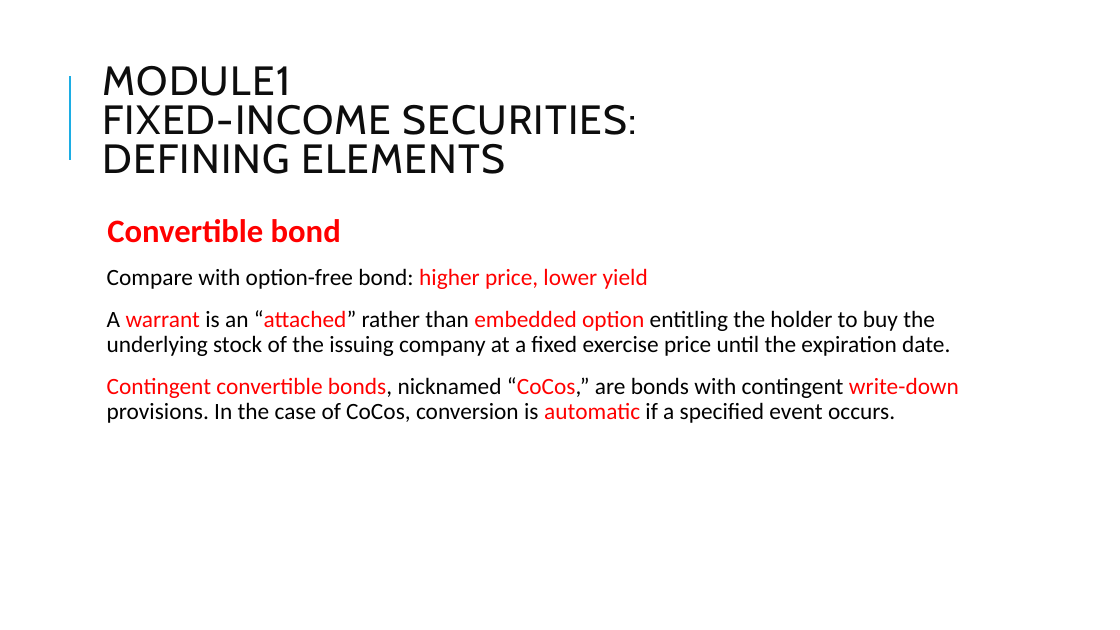
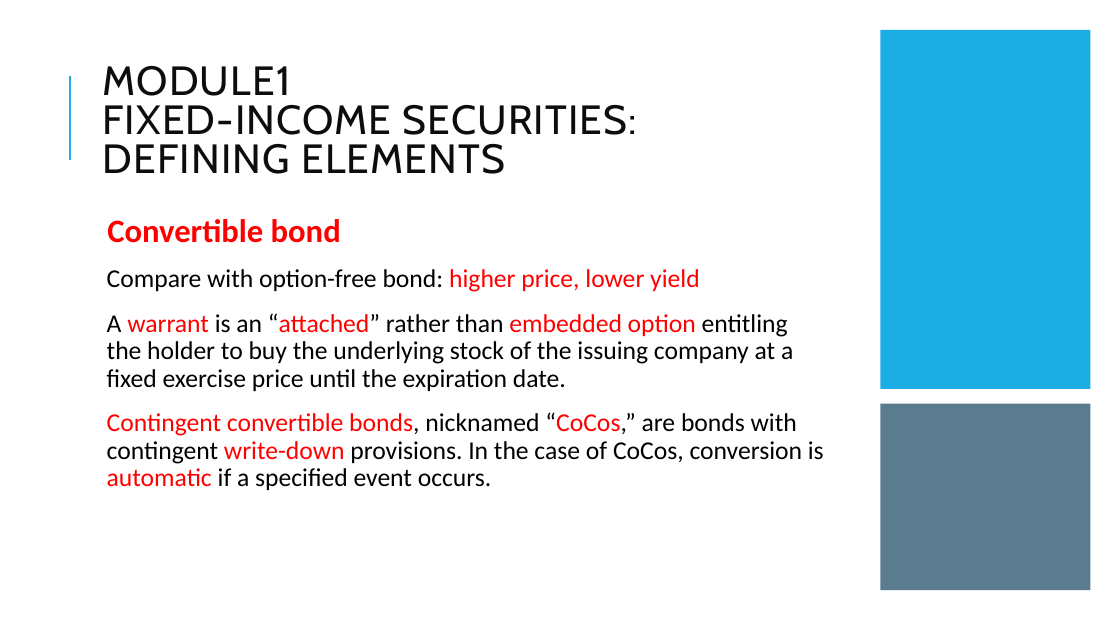
Before and after one commit to Isco0530/data, a slide deck: slide 50 of Fixed Income.pptx. Drawn at 1120x630 pixels with LibreOffice and Linux fonts; fonts in the diff are those of the drawing. Boxes give left, top, right and bottom in pixels: in the first picture for what was removed or moved away, otherwise in the second. Text is boxed around its words. In the diff, an @@ line names an element or a change of style, - is before the commit and + after.

```diff
--- a/Fixed Income.pptx
+++ b/Fixed Income.pptx
@@ rectangle added at bbox=[881, 30, 1091, 389], fill #1CADE4 @@
@@ text at bbox=[107, 269, 824, 490]: size 20 to 22 pt @@
@@ rectangle added at bbox=[881, 404, 1091, 591], fill #335B74 at 80% opacity @@
```
Also in this commit, not shown: 4 other slides changed.
